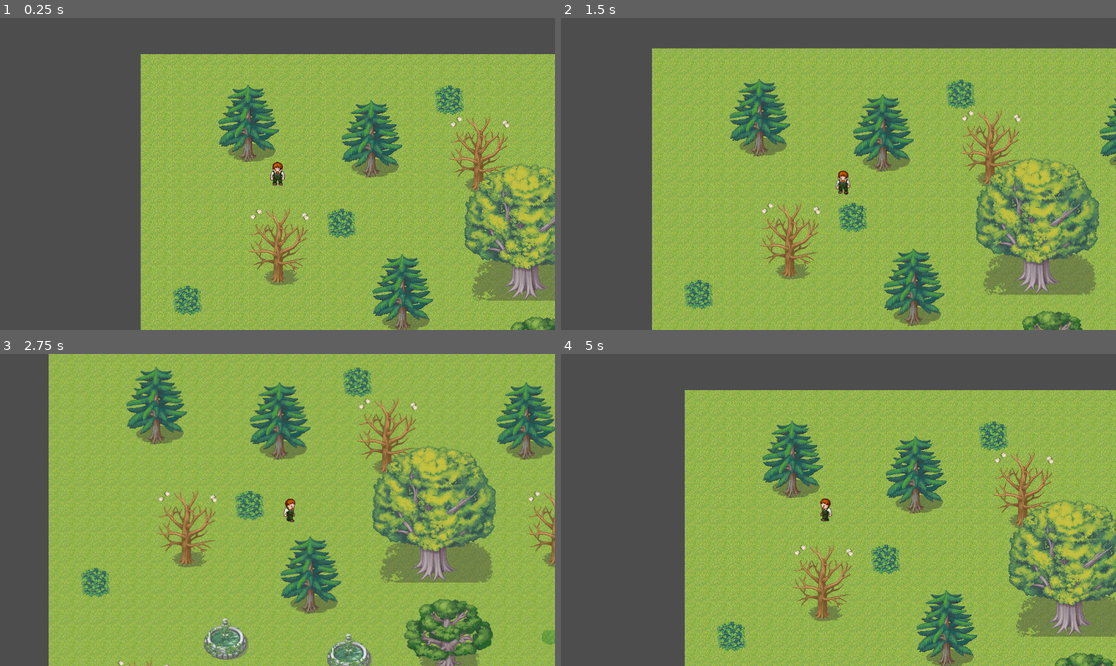
Above: before the commit, frames 1-4 (two rows, left to right).
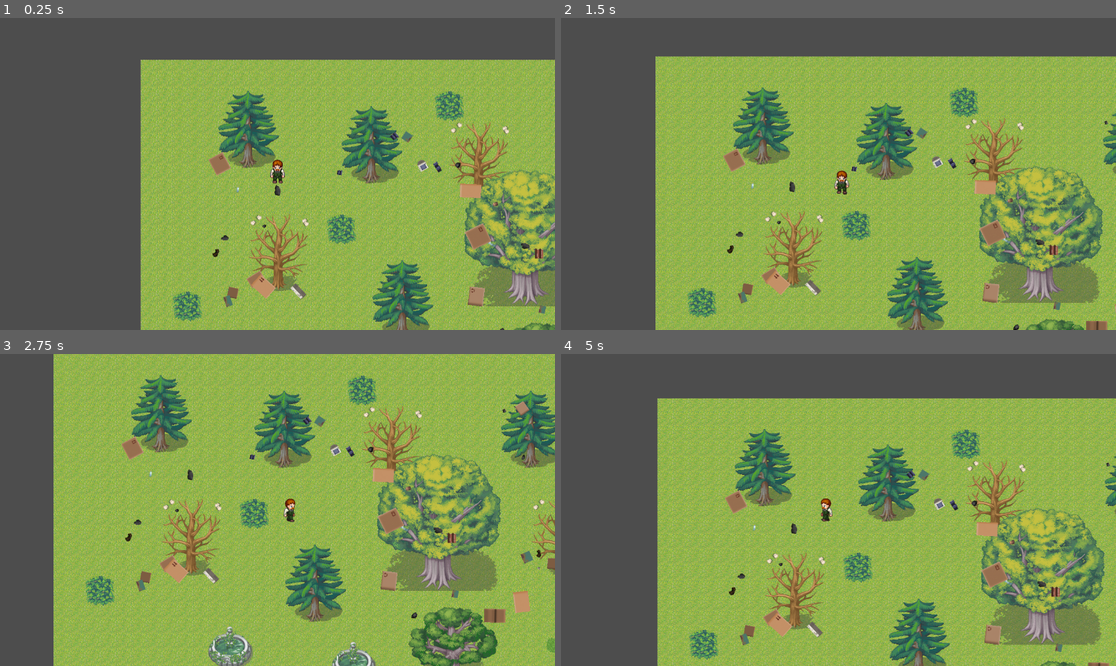
Above: after the commit, the same moments.

Repository: PothpothBR/make-it-green
Game: Godot game, scene res://raiz.tscn
Same seed, same stepped clock (60 frames per second), same inputs: the game is played once before the commit and once after it. The project has no main scene, so this scene is started directly.
Inputs:
- Up to frame 1 (0.25 s): no input
- Up to frame 2 (1.5 s): hold Right (ui_right) 0.53-1.28 s; tap E (interact) at 0.6, 1.35 s; hold Down (ui_down) from 1.28 s (still down)
- Up to frame 3 (2.75 s): release Down (ui_down) at 2.03 s; hold Right (ui_right) from 2.03 s (still down); tap E (interact) at 2.1 s
- Up to frame 4 (5 s): release Right (ui_right) at 2.78 s; hold Up (ui_up) 2.78-3.53 s; tap E (interact) at 2.85, 3.6, 4.35 s; hold Left (ui_left) from 3.53 s (still down)

The runs differ from the first frame. In frame 1, 36% of the frame differs, in the area x 25-100%, y 11-100%; in frame 2, 41%; in frame 3, 42%; in frame 4, 48%, in the area x 17-100%, y 11-100%.

Commit message:
adicionando randomizaçção para o sprite de lixo, removendo assets nao usados

Diff:
--- a/Lixo.gd
+++ b/Lixo.gd
@@ -273,21 +273,16 @@
 
 # Called when the node enters the scene tree for the first time.
 func _ready():
-
-	self.scale = Vector2(randf_range(1-modEscala, 1+modEscala), randf_range(1-modEscala, 1+modEscala))
-	self.rotation = randf_range(0, 359)
-
-	# dummy falso, remova após as alterações
 	var texturaLixo: CompressedTexture2D
 
-	# substituir texturaLixo pela variavel da textura escolhida
-	spriteLixo.texture = texturaLixo
-
-	spriteLixo.scale = Vector2(randf_range(1-modEscala, 1+modEscala), randf_range(1-modEscala, 1+modEscala))
-	spriteLixo.rotation = randf_range(0, 359)
-
-	spriteLixo.flip_h = randi_range(0,1)
-	spriteLixo.flip_v = randi_range(0,1)
+	spriteLixo.set_texture(load("res://resources/spritesheet-lixo.png"))
+	spriteLixo.set_region_rect(Rect2(32*randi_range(0, 36), 0, 32, 32))
+
+	spriteLixo.set_scale(Vector2(randf_range(1-modEscala, 1+modEscala), randf_range(1-modEscala, 1+modEscala)))
+	spriteLixo.set_rotation(randf_range(0, 359))
+
+	spriteLixo.set_flip_h(randi_range(0,1))
+	spriteLixo.set_flip_v(randi_range(0,1))
 
 #	temporizador.connect("timeout", executarDegradacao.bind(temporizador))
 #	temporizador.set_wait_time(tempoDegradacao)
--- a/lixo.tscn
+++ b/lixo.tscn
@@ -1,7 +1,7 @@
 [gd_scene load_steps=5 format=3 uid="uid://cynuhdl7bt1y4"]
 
 [ext_resource type="Script" path="res://Lixo.gd" id="1_4y11w"]
-[ext_resource type="Texture2D" uid="uid://bh54ifpj7v8od" path="res://resources/Lixo/box tile 32x32 5.png" id="2_kdfa4"]
+[ext_resource type="Texture2D" uid="uid://dh40hirwn8xqd" path="res://resources/spritesheet-lixo.png" id="2_en1g7"]
 
 [sub_resource type="RectangleShape2D" id="RectangleShape2D_8b736"]
 size = Vector2(32, 32)
@@ -16,7 +16,9 @@
 position = Vector2(16, 16)
 
 [node name="Sprite" type="Sprite2D" parent="Corpo"]
-texture = ExtResource("2_kdfa4")
+texture = ExtResource("2_en1g7")
+region_enabled = true
+region_rect = Rect2(0, 0, 32, 32)
 
 [node name="Colisao" type="CollisionShape2D" parent="Corpo"]
 shape = SubResource("RectangleShape2D_8b736")
Binary file removed: resources/Lixo/alcohol 1.png
Not shown, removed: resources/Lixo/alcohol 1.png.import
Binary file removed: resources/Lixo/alcohol 2.png
Not shown, removed: resources/Lixo/alcohol 2.png.import
Binary file removed: resources/Lixo/alcohol 3.png
Not shown, removed: resources/Lixo/alcohol 3.png.import
Binary file removed: resources/Lixo/alcohol 4.png
Not shown, removed: resources/Lixo/alcohol 4.png.import
Binary file removed: resources/Lixo/box 1.png
Not shown, removed: resources/Lixo/box 1.png.import
Binary file removed: resources/Lixo/box 2.png
Not shown, removed: resources/Lixo/box 2.png.import
(and 103 more such lines)
